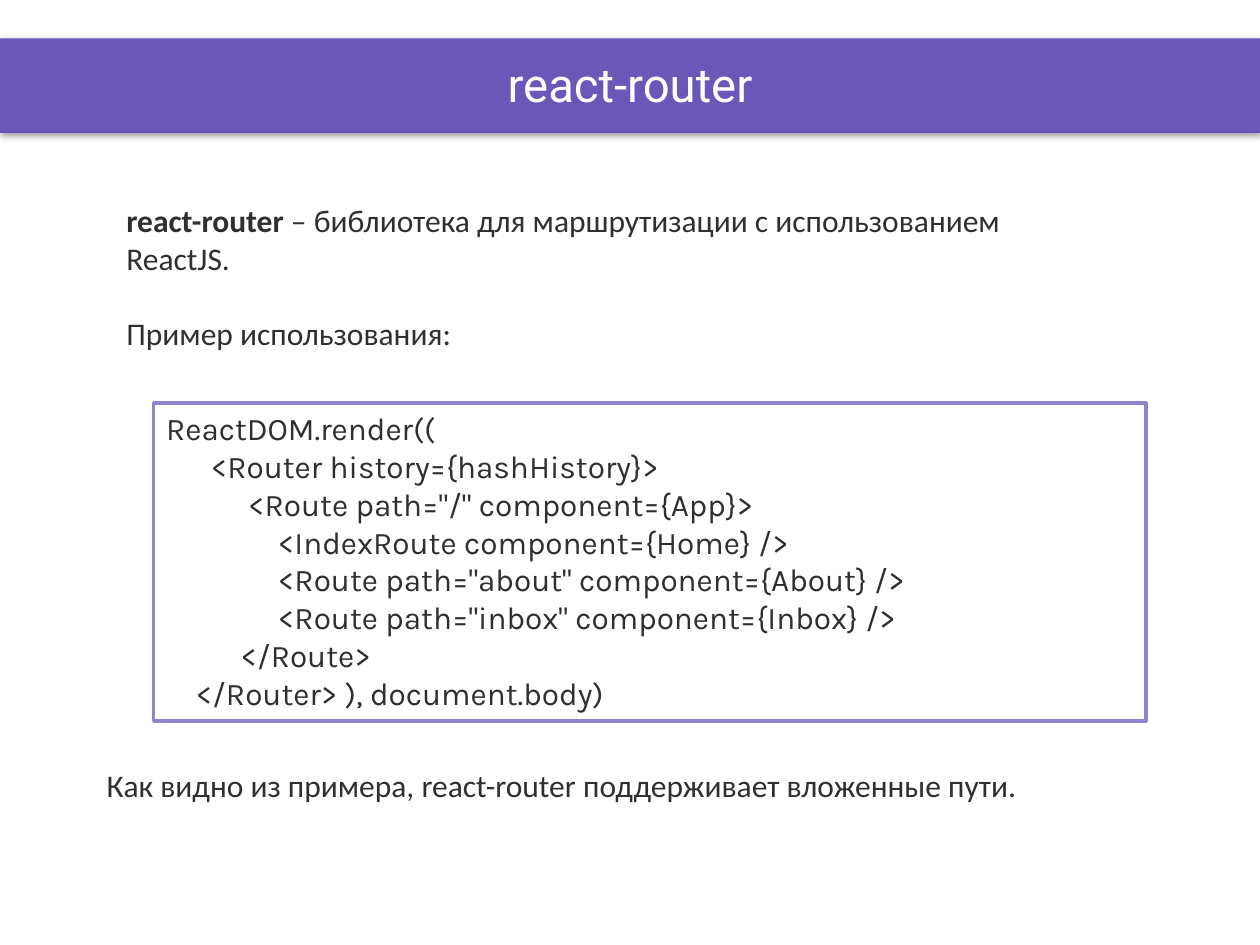
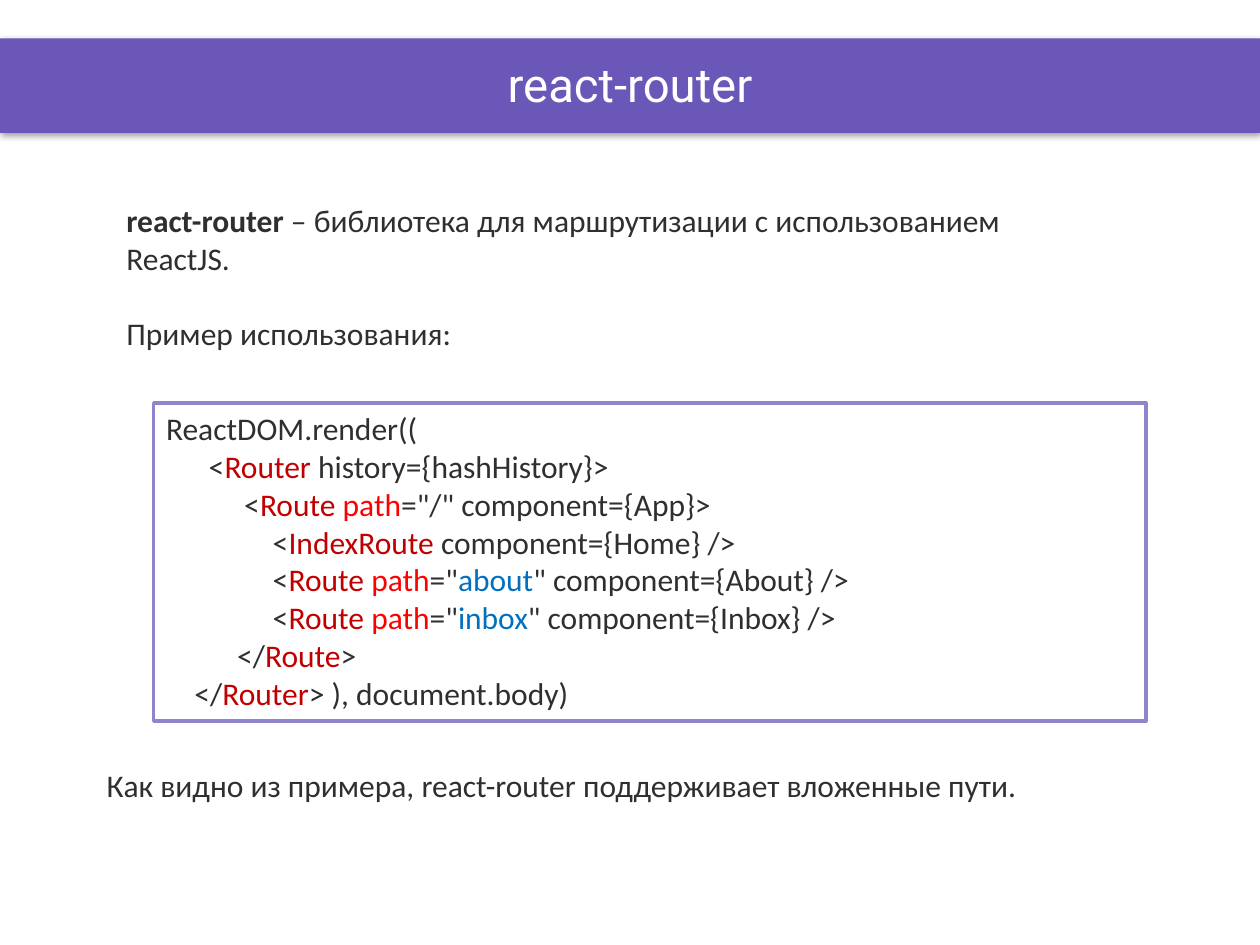
Before and after one commit to OleksandrPetryk/ignite, a slide deck: slide 2 of React/lesson_24/Presentation/React_routing.pptx. Drawn at 1260x945 pixels with LibreOffice and Linux fonts; fonts in the diff are those of the drawing; background and template pictures are left out. Boxes give left, top, right and bottom in pixels: in the first picture for what was removed or moved away, otherwise in the second. Text is boxed around its words. In the diff, an @@ line names an element or a change of style, - is before the commit and + after.

```diff
--- a/React/lesson_24/Presentation/React_routing.pptx
+++ b/React/lesson_24/Presentation/React_routing.pptx
@@ rectangle "ReactDOM.render((" at [154, 403, 1145, 721]: font Karla to Calibri; text colour #2F2F2F to #C00000 in "<Router", "<Route", "<IndexRoute", "<Route" and 3 more places; text colour #2F2F2F to #FF0000 in "path="/"", "path="about"", "path="inbox""; text colour #2F2F2F to #0070C0 in "path="about"", "path="inbox"" @@
```
Also in this commit, not shown: 3 other slides changed, 46 other files.
